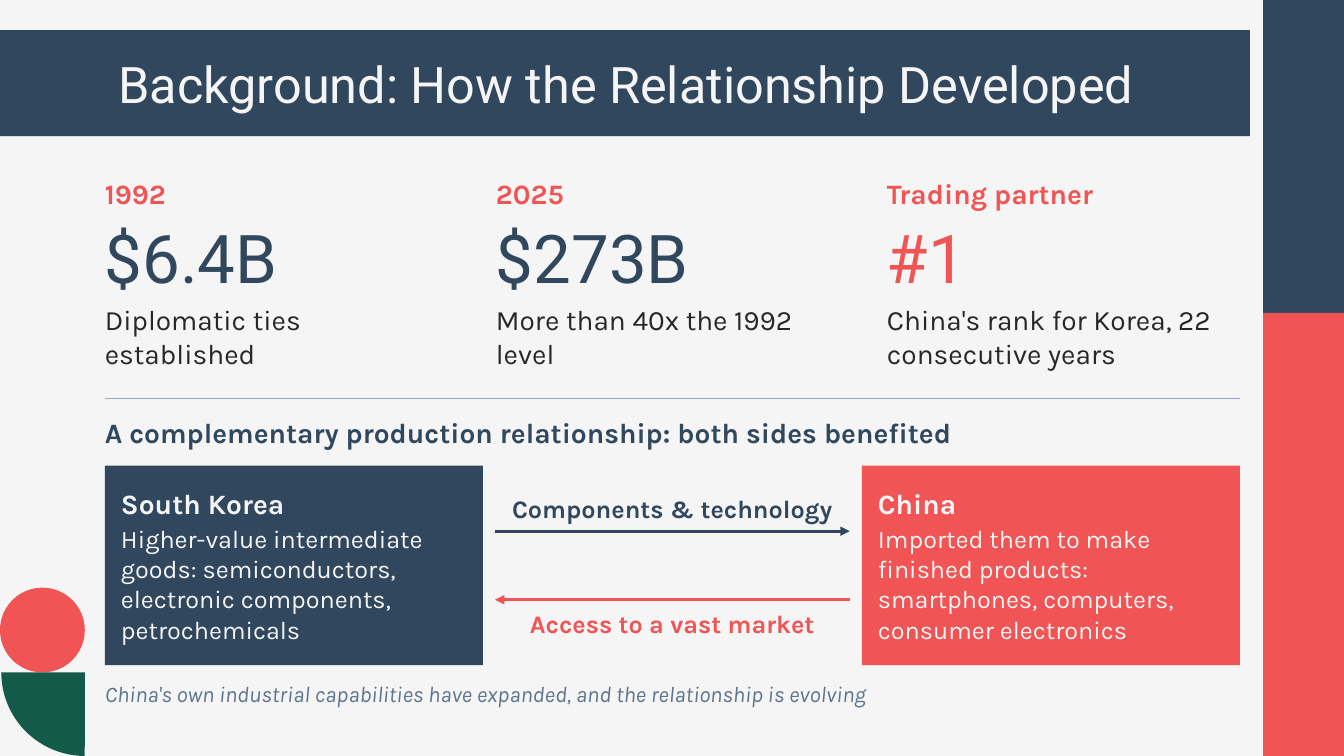
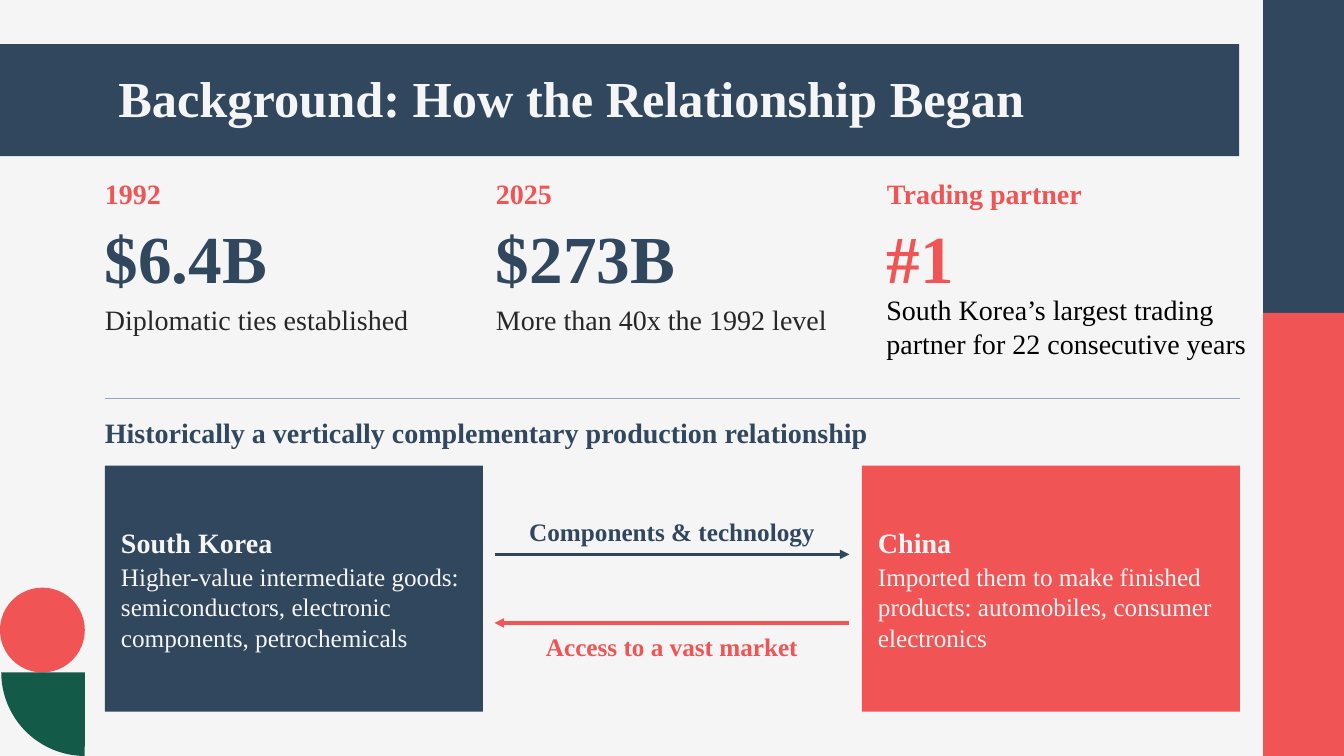
Before and after one commit to andyandrewc21-cyber/owner-repo, a slide deck: slide 2 of korea-china-trade.pptx. Drawn at 1344x756 pixels with LibreOffice and Linux fonts; fonts in the diff are those of the drawing. Boxes give left, top, right and bottom in pixels: in the first picture for what was removed or moved away, otherwise in the second. Text is boxed around its words. In the diff, an @@ line names an element or a change of style, - is before the commit and + after.

```diff
--- a/korea-china-trade.pptx
+++ b/korea-china-trade.pptx
@@ rectangle: place and size @@
-rectangle at [0, 30, 1250, 136]
+rectangle at [0, 44, 1239, 156]
@@ title "Background: How the Relationship Began" at [118, 82, 1024, 128]: vertical alignment middle to top @@
@@ title at [118, 82, 1024, 128]: text changed; font Roboto to Times New Roman; bold on @@
-Background: How the Relationship Developed
+Background: How the Relationship Began
@@ font Roboto to Times New Roman, bold on in 3 elements at [105, 234, 267, 288], [496, 234, 675, 288], [887, 238, 954, 283] @@
@@ text at [886, 300, 1246, 359]: text changed; font Karla to Times New Roman; text colour #272727 to #000000 @@
-China's rank for Korea, 22 consecutive years
+South Korea’s largest trading partner for 22 consecutive years
@@ text at [105, 423, 868, 448]: text changed; font Karla to Times New Roman @@
-A complementary production relationship: both sides benefited
+Historically a vertically complementary production relationship
@@ font Karla to Times New Roman in 8 elements at [105, 185, 161, 205], [105, 310, 408, 335], [496, 185, 552, 205], [496, 310, 826, 331], [887, 184, 1082, 209], [546, 638, 797, 656], [529, 523, 814, 547], [105, 466, 483, 712] @@
@@ rectangle "South Korea": place and size @@
-rectangle "South Korea" at [105, 466, 483, 665]
+rectangle "South Korea" at [105, 466, 483, 712]
@@ rectangle "China": place and size @@
-rectangle "China" at [862, 466, 1240, 665]
+rectangle "China" at [862, 466, 1240, 712]
@@ text in rectangle at [878, 533, 951, 554]: font Karla to Times New Roman in "China" @@
@@ 2 texts, 2 arrows: place and size @@
-2 texts, 2 arrows at [495, 500, 850, 634]
+2 texts, 2 arrows at [495, 523, 850, 656]
@@ text in rectangle at [878, 568, 1212, 647]: text changed; font Karla to Times New Roman @@
-Imported them to make finished products: smartphones, computers, consumer electronics
+Imported them to make finished products: automobiles, consumer electronics
@@ text removed at [105, 686, 866, 708] @@
-China's own industrial capabilities have expanded, and the relationship is evolving
```
Also in this commit, not shown: 4 other slides changed.
